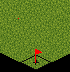
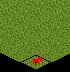
Before/after of a w=70, h=72 layered artwork. What changed in the layer stack:
added layer "CartMarker" in group "Objects" over [31, 57, 42, 64]
removed group "Helpers" (1 layers) from group "IsoSprites" over [35, 49, 42, 54]
hid "Player1", moved it into group "Items" over [35, 49, 42, 63]
hid group "Cursors" (10 layers) over [31, 49, 42, 64]
